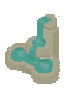
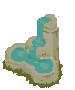
Layer changes from the first w=75, h=90 image to the second:
added layer "Layer 1" above "Layer 2" over bbox(2, 22, 63, 88)
added layer "Layer 2" above "garden_room_fonte" over bbox(5, 56, 61, 86)
